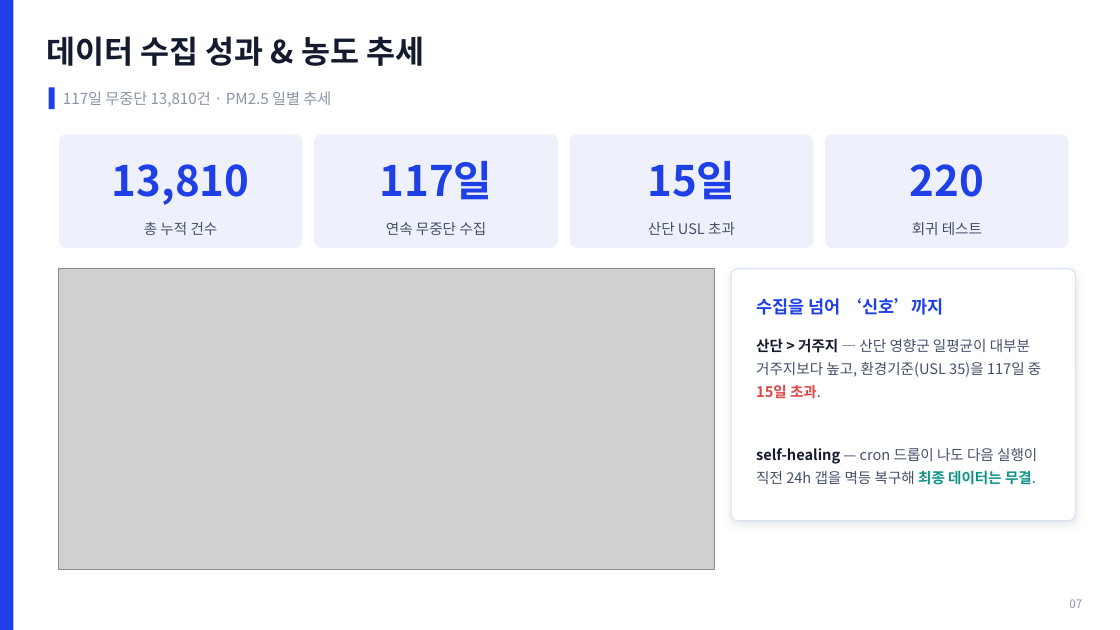
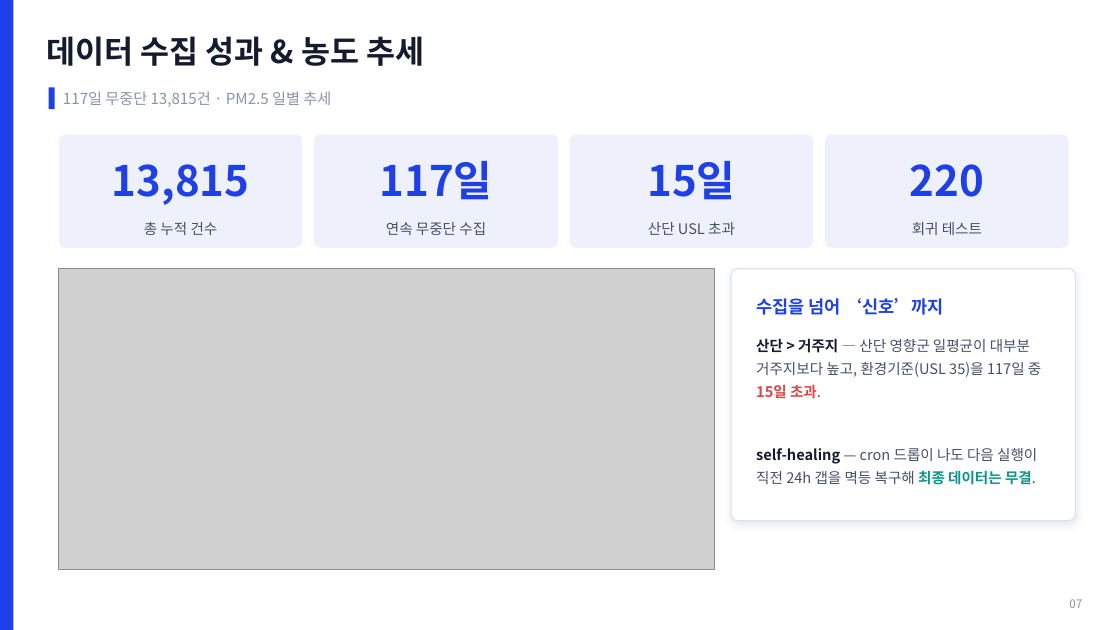
Before and after one commit to robinho0329/chungbuk-air-quality-monitor, a slide deck: slide 8 of reports/portfolio/포트폴리오_충북대기질_SPC.pptx. Drawn at 1120x630 pixels with LibreOffice and Linux fonts; fonts in the diff are those of the drawing; grey boxes stand for pictures. Boxes give left, top, right and bottom in pixels: in the first picture for what was removed or moved away, otherwise in the second. Text is boxed around its words. In the diff, an @@ line names an element or a change of style, - is before the commit and + after.

```diff
--- a/reports/portfolio/포트폴리오_충북대기질_SPC.pptx
+++ b/reports/portfolio/포트폴리오_충북대기질_SPC.pptx
@@ text at [63, 91, 331, 107]: text changed @@
-117일 무중단 13,810건 · PM2.5 일별 추세
+117일 무중단 13,815건 · PM2.5 일별 추세
@@ text at [112, 164, 250, 205]: text changed @@
-13,810
+13,815
```
Also in this commit, not shown: 3 other slides changed, 1 other file.
